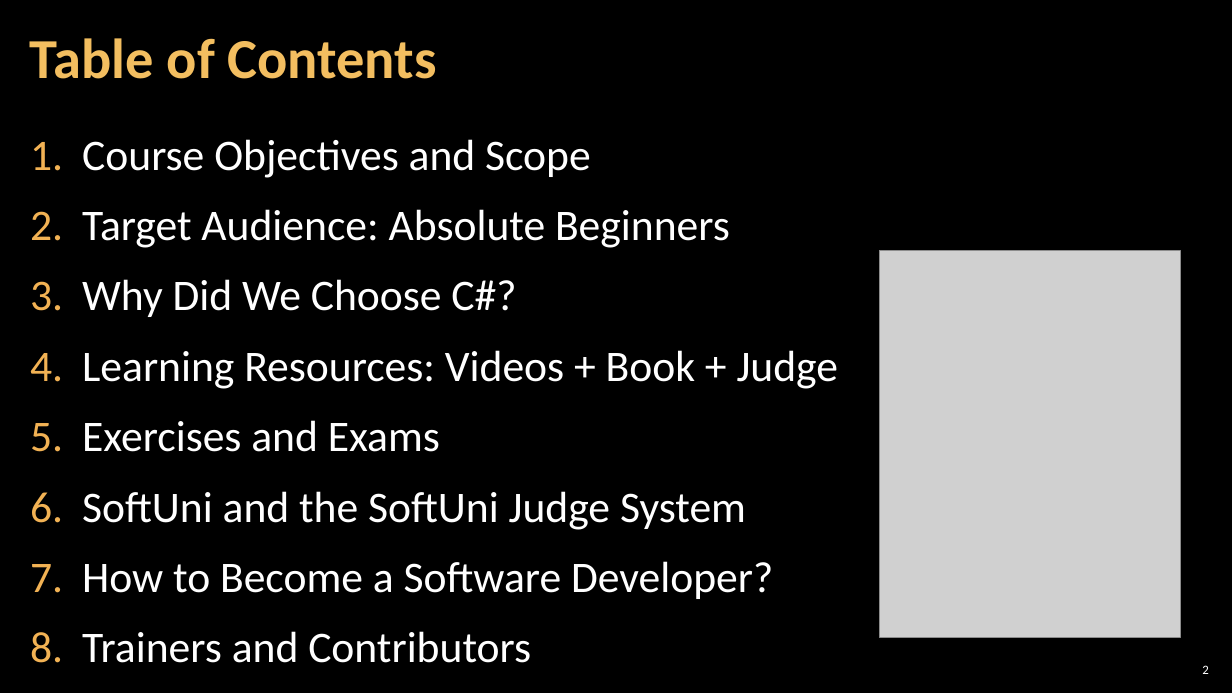
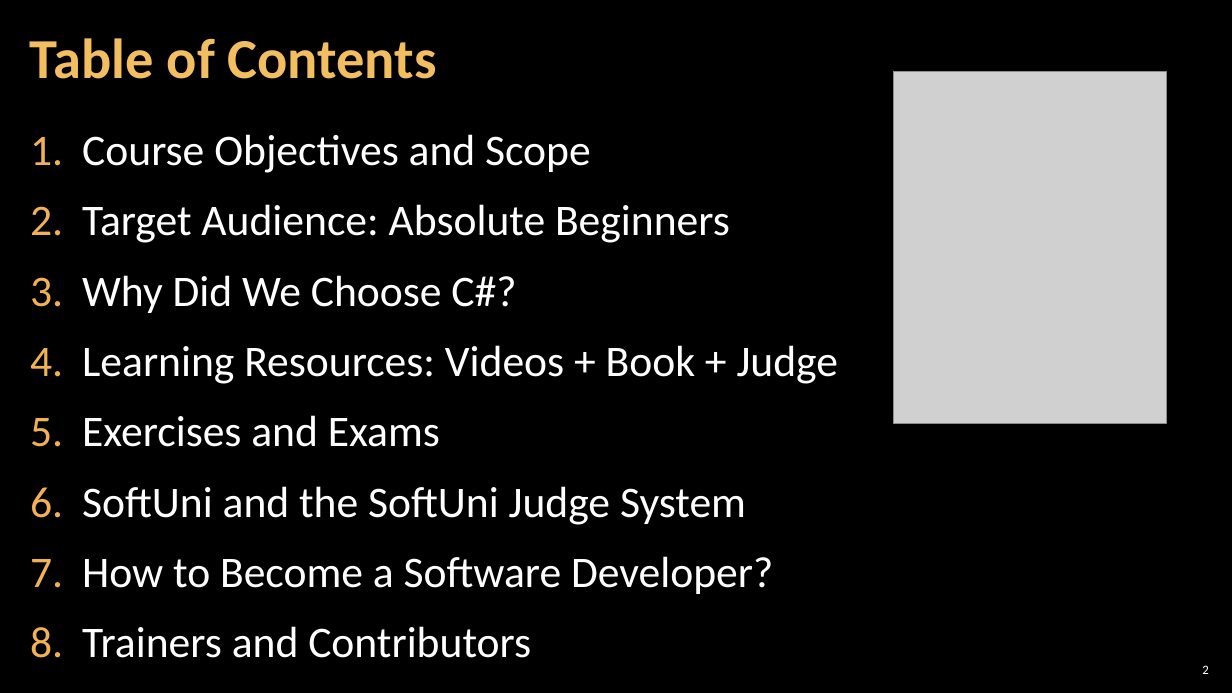
Before and after one commit to SoftUni/Programming-Basics-Resources, a slide deck: slide 2 of Presentation-Slides-CSharp-EN/Chapter-0-Preface/01.Chapter-Overview.pptx. Drawn at 1232x693 pixels with LibreOffice and Linux fonts; fonts in the diff are those of the drawing; grey boxes stand for pictures; background and template pictures are left out. Boxes give left, top, right and bottom in pixels: in the first picture for what was removed or moved away, otherwise in the second. Text is boxed around its words. In the diff, an @@ line names an element or a change of style, - is before the commit and + after.

```diff
--- a/Presentation-Slides-CSharp-EN/Chapter-0-Preface/01.Chapter-Overview.pptx
+++ b/Presentation-Slides-CSharp-EN/Chapter-0-Preface/01.Chapter-Overview.pptx
@@ picture: place and size @@
-picture at <box>880,250,1180,638</box>
+picture at <box>894,71,1167,423</box>
@@ text "Course Objectives and Scope": place and size @@
-text "Course Objectives and Scope" at <box>82,139,838,663</box>
+text "Course Objectives and Scope" at <box>82,134,838,658</box>
```
Also in this commit, not shown: 3 other slides changed.
